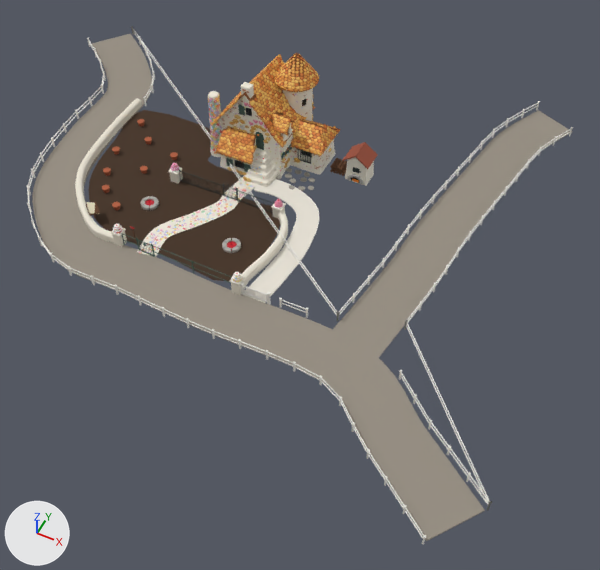
A saved change to the Blender file models/AR_HansGrietje/AR_HansGrietje_master.blend.
Rendered twice from a camera (50 mm lens) standing at (20.6, -37.2, 34.9) and looking at (5.9, -7.8, -1.8). Lighting does not change. The marker at lower left points along +X, +Y and +Z. The first picture is the older version.

The first picture shows 'BAKE_pannenkoek', 'BAKE_snoep', 'BAKE_snoepomg', 'HG_muren__stuc', 'HO_aarde__aarde', 'HO_grind__grind', 'HO_hekwit__hekwit', 'HO_muur__stuc', 'HO_pad__pad', 'HO_snoeppad__snoeppad' and 14 more.
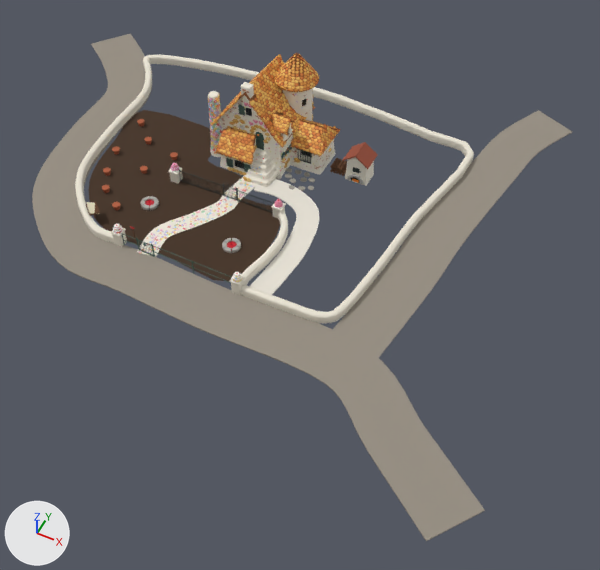
Location of each change, (x1, y1, x2, y2) in pixels of the pictures (600 x 570 px):
'HO_muurrond__stuc', added
    after: (136, 54, 474, 324)
'HO_hekwit__hekwit', deleted
    before: (26, 26, 573, 544)

The change, as a list of edits to the scene's bpy script:
```text
Add me_ho_muurrond__stuc:
    me_ho_muurrond__stuc.from_pydata(...)  # 3450 vertices, 6613 faces; spans x -13.4..11.8, y -11.4..7.6, z -0.1..0.6
    me_ho_muurrond__stuc.polygons.foreach_set('use_smooth', [True] * 6613)
    me_ho_muurrond__stuc.materials.append(mat_mat_stuc)  # pale yellow #ede7d7
Remove ob_ho_hekwit__hekwit:
    ob_ho_hekwit__hekwit = bpy.data.objects.new('HO_hekwit__hekwit', me_ho_hekwit__hekwit_001)
    ob_ho_hekwit__hekwit.location = (0.0, 0.0, 0.0)
Add ob_ho_muurrond__stuc:
    ob_ho_muurrond__stuc = bpy.data.objects.new('HO_muurrond__stuc', me_ho_muurrond__stuc)
    ob_ho_muurrond__stuc.location = (0.0, 0.0, 0.0)
```
